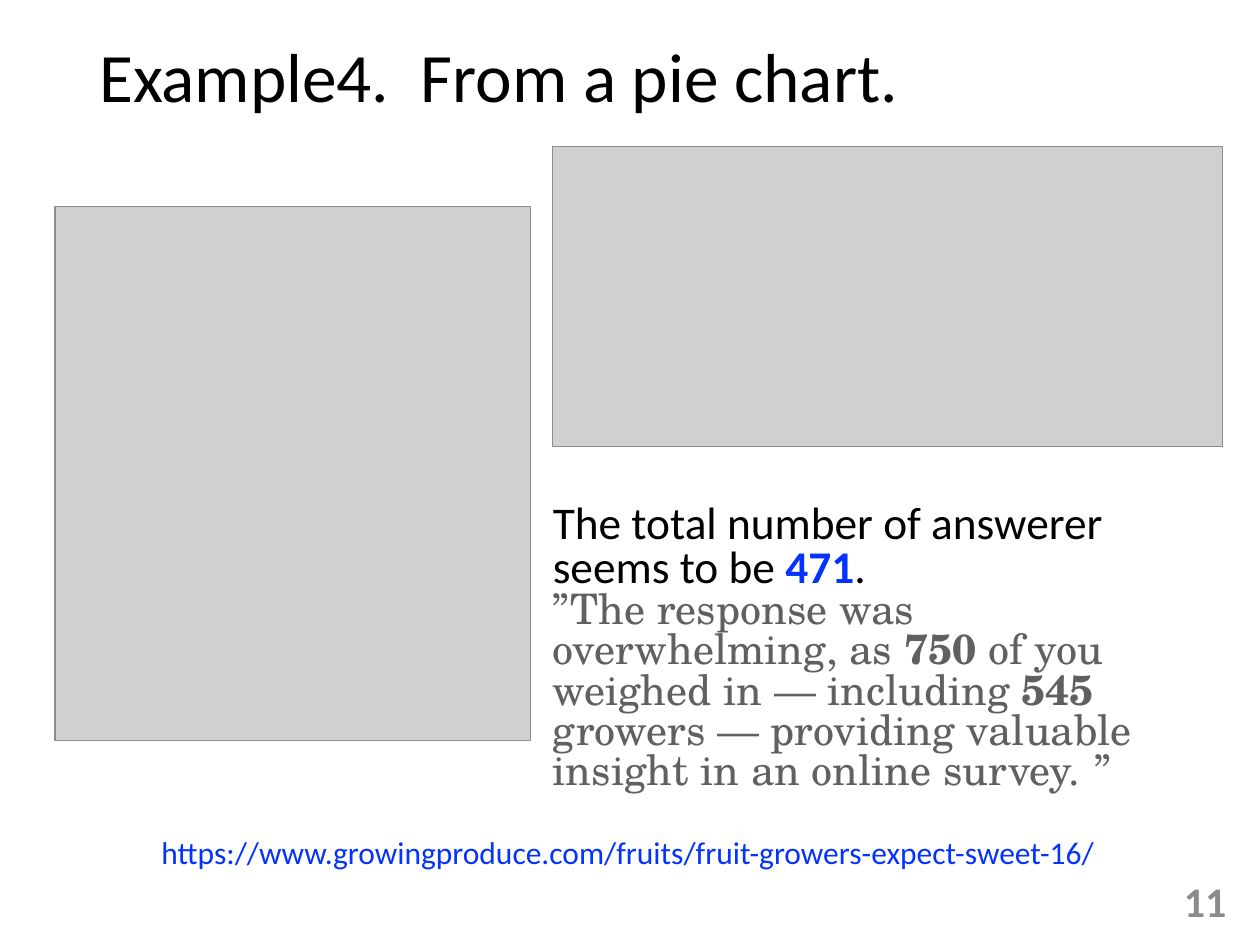
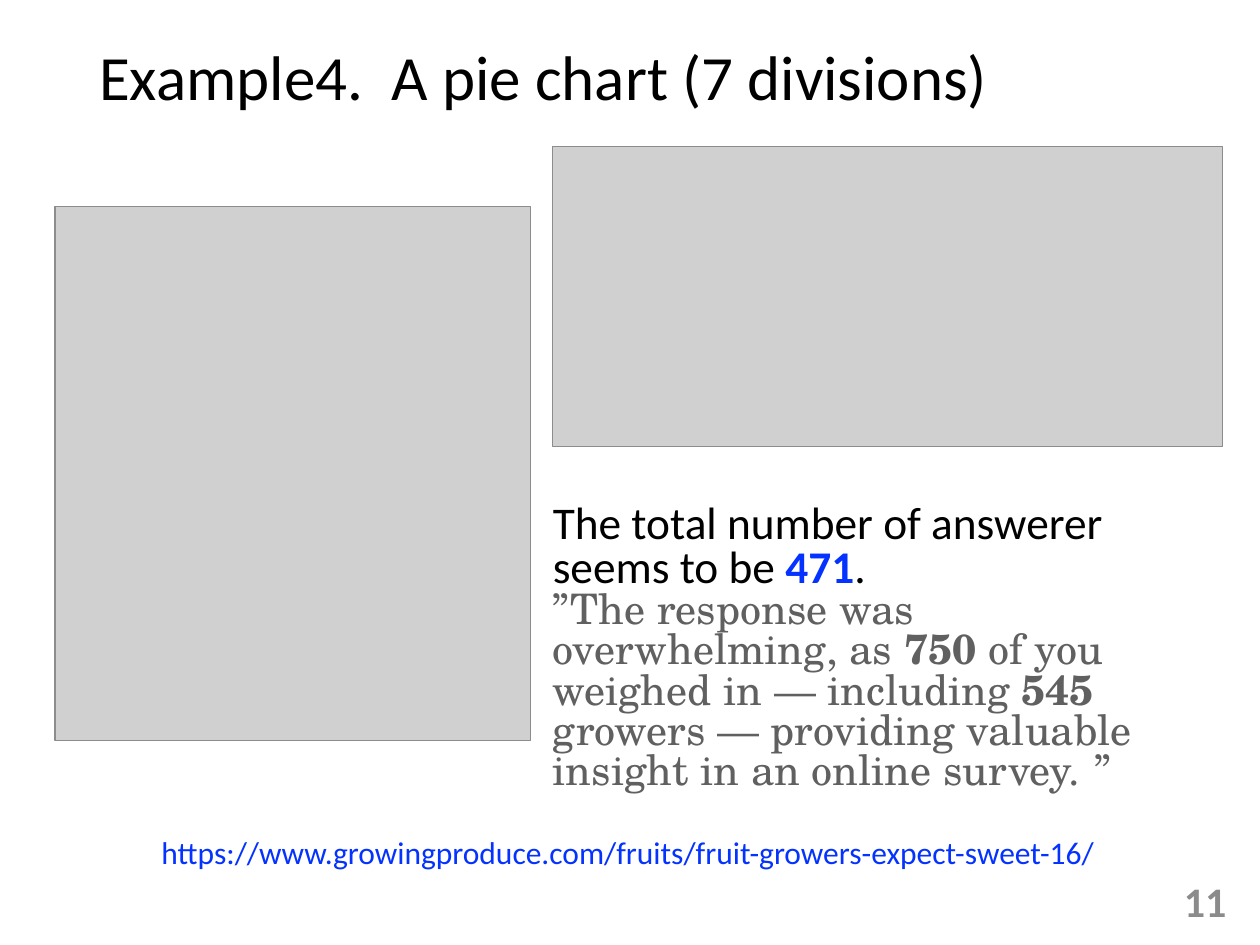
Before and after one commit to tulamili/App-denomfind, a slide deck: slide 11 of docs2/manipulation221022sat.pptx. Drawn at 1260x945 pixels with LibreOffice and Linux fonts; fonts in the diff are those of the drawing; grey boxes stand for pictures. Boxes give left, top, right and bottom in pixels: in the first picture for what was removed or moved away, otherwise in the second. Text is boxed around its words. In the diff, an @@ line names an element or a change of style, - is before the commit and + after.

```diff
--- a/docs2/manipulation221022sat.pptx
+++ b/docs2/manipulation221022sat.pptx
@@ title at (x1=99, y1=54, x2=987, y2=110): text changed; size 39.6 to 36 pt @@
-Example4. From a pie chart.
+Example4. A pie chart (7 divisions)
```
Also in this commit, not shown: 1 slide added, 1 other file.
